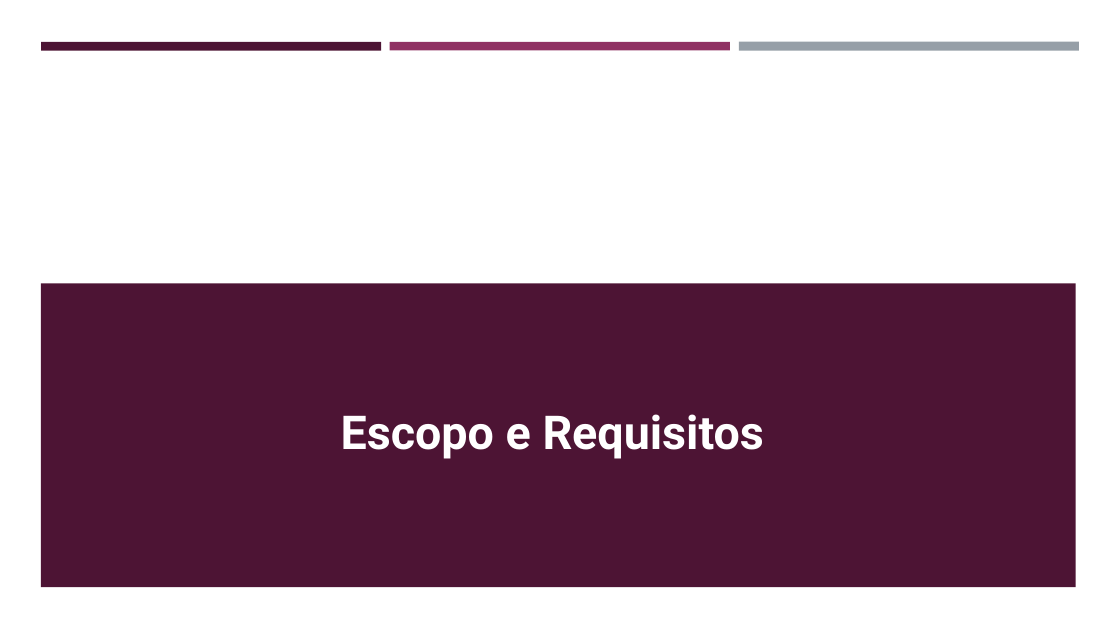
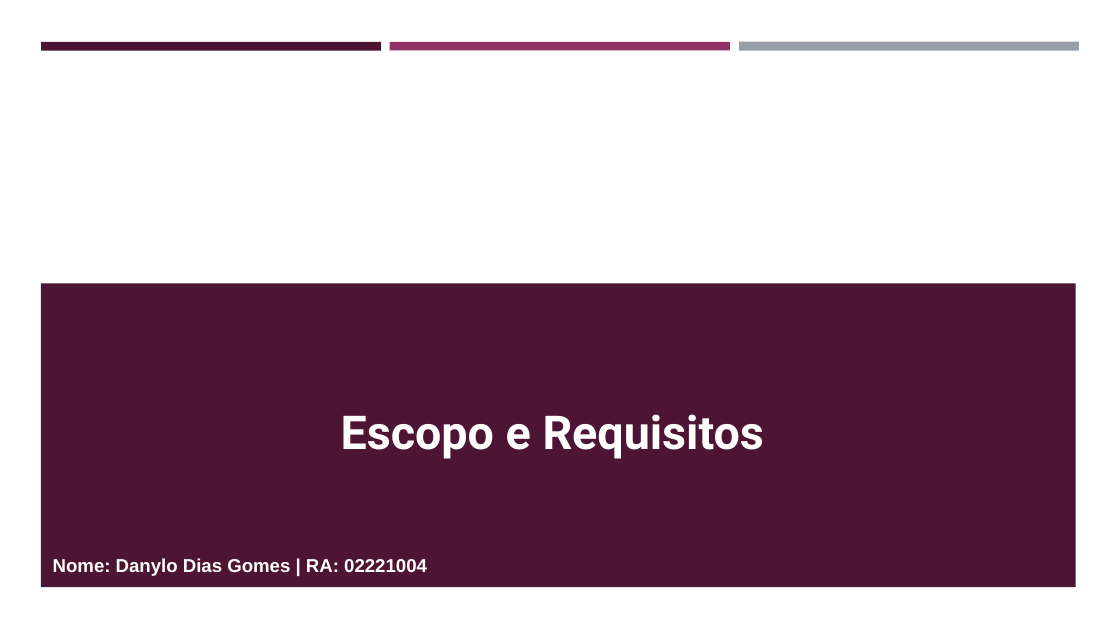
Before and after one commit to DanyloSPTech/1CCO, a slide deck: slide 1 of Socioemocional/Slides para dar aula/Escopo e Restrições.pptx. Drawn at 1120x630 pixels with LibreOffice and Linux fonts; fonts in the diff are those of the drawing. Boxes give left, top, right and bottom in pixels: in the first picture for what was removed or moved away, otherwise in the second. Text is boxed around its words. In the diff, an @@ line names an element or a change of style, - is before the commit and + after.

```diff
--- a/Socioemocional/Slides para dar aula/Escopo e Restrições.pptx
+++ b/Socioemocional/Slides para dar aula/Escopo e Restrições.pptx
@@ text added at [53, 558, 427, 576], 16 pt, text #FFFFFF, bold @@
+Nome: Danylo Dias Gomes | RA: 02221004
```
Also in this commit, not shown: 2 other slides changed, 6 slides added, 3 slides removed.
